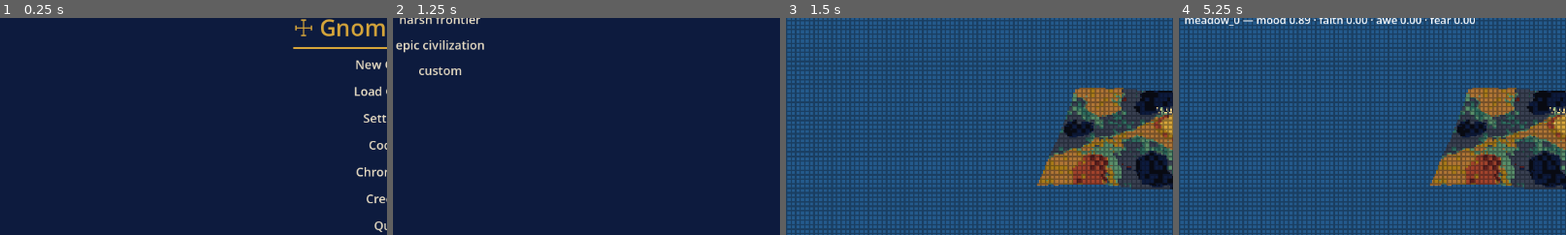
Above: before the commit, frames 1-4 (left to right).
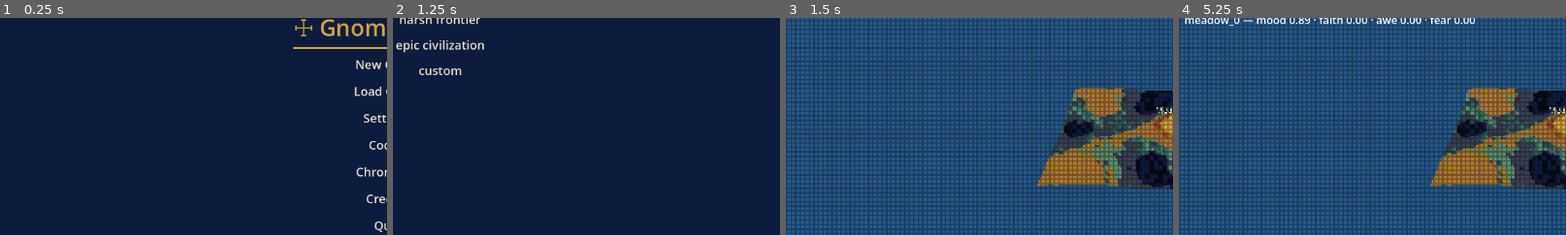
Above: after the commit, the same moments.

Repository: khuzul2/gnome-colony
Game: Godot game, scene res://presentation/main.tscn
Same seed, same stepped clock (60 frames per second), same inputs: the game is played once before the commit and once after it.
Inputs:
- Up to frame 1 (0.25 s): no input
- Up to frame 2 (1.25 s): click "New Game" at 0.5 s
- Up to frame 3 (1.5 s): click "☩ Quick Start — Balanced Saga…" at 1.25 s
- Up to frame 4 (5.25 s): click "☩ Meadow 0 · hamlet · 4" at 2 s; click "1 d/s" at 2.75 s; click "7 d/s" at 3.5 s; click "30 d/s" at 4.25 s; click "Heat" at 5 s
The pictures show only the part of the screen within x 0-50%, y 26-76%; the shares and areas given below are measured in that part.

Frames 1-2 are identical in both runs. In frame 3, 1.0% of the frame differs, in the area x 73-84%, y 62-77%; in frame 4, 1.0%.

Commit message:
G3.1: biome-varied palette bands — on-palette, terrain_color untouched
Region biome (meadow/forest/ridge/marsh) tints the elevation band via a
per-biome table (terrain_color_biomed); meadow == the base terrain_color so
Uniform worlds are unchanged, forest greener / ridge ochre-gold / marsh
verdigris. Every output stays on the 16-colour palette (render pipeline
>95% holds). terrain_color(t) left intact per gaea-invariants #4.

Co-Authored-By: Claude Opus 4.8 <noreply@anthropic.com>

Diff:
--- a/presentation/world_view.gd
+++ b/presentation/world_view.gd
@@ -27,6 +27,17 @@
 ## so hillsides read dimensional. The shader then quantizes toward a darker palette
 ## entry. Tuned at Gate A2.
 const SLOPE_SHADE := 0.28
+## G3.1 [gaea §gaea-gen] — biome-varied palette bands (5 elevation bands per biome), COMPOSED
+## with the elevation banding, every entry one of the 16 Palette.COLORS (mosaic discipline).
+## meadow == the base terrain_color (neutral, so Uniform-variety worlds are unchanged); forest
+## skews uplands greener, ridge ochre/gold, marsh wet-verdigris; the lowest band is always
+## lapis (water). Presentation numbers, tunable at Gate G.
+const BIOME_BANDS := {
+	"meadow": [1, 4, 5, 9, 8],
+	"forest": [1, 4, 5, 5, 8],
+	"ridge": [1, 9, 9, 6, 8],
+	"marsh": [1, 3, 4, 4, 9],
+}
 
 var mesh_instance := MeshInstance3D.new()
 var baked_version := -1
@@ -71,6 +82,28 @@
 	return Palette.COLORS[8]  # gold-lit peaks
 
 
+## G3.1 — elevation → band index (0 water … 4 peak), the SAME thresholds terrain_color uses;
+## shared by the biome bands (BIOME_BANDS) so meadow reproduces terrain_color exactly.
+static func _band_index(t: float) -> int:
+	t = clampf(t, 0.0, 1.0)
+	if t < 0.20:
+		return 0
+	if t < 0.45:
+		return 1
+	if t < 0.70:
+		return 2
+	if t < 0.88:
+		return 3
+	return 4
+
+
+## G3.1 [gaea §gaea-gen] — the biome-biased band colour for a normalized elevation; unknown
+## biomes fall back to the neutral meadow bands. Always a Palette.COLORS entry.
+static func terrain_color_biomed(t: float, biome: String) -> Color:
+	var bands: Array = BIOME_BANDS.get(biome, BIOME_BANDS["meadow"])
+	return Palette.COLORS[bands[_band_index(t)]]
+
+
 ## R5.3 [leg §L-relief] — darken a tessera color by its face slope (0 flat, 1
 ## vertical) up to SLOPE_SHADE, so relief reads as laid, lit stone. Pure; tested.
 static func slope_shade(color: Color, slope: float) -> Color:
@@ -115,6 +148,20 @@
 ## field the mesh is baked from, so picking / nav / puppet placement agree).
 func height_at(point: Vector2) -> float:
 	return _relief_y(_relief_t(point))
+
+
+## G3.1 — the biome of the basin nearest a world point (Voronoi): the skin tints its bands
+## by which region's country the ground sits in. Read-only over the sim's RegionGraph.
+## (O(regions) per call — folded into the bake's per-corner scan; G4.2 owns bake perf.)
+func _biome_at(point: Vector2) -> String:
+	var nearest := ""
+	var best := INF
+	for region in _graph.regions:
+		var d2: float = point.distance_squared_to(region["center"])
+		if d2 < best:
+			best = d2
+			nearest = region["biome"]
+	return nearest
 
 
 func _bake() -> void:
@@ -141,12 +188,15 @@
 				Vector2(x0 + step, z0 + step),
 				Vector2(x0, z0 + step),
 			]
-			# Relief-mapped height + its palette band per corner [R5.1, leg §L-relief].
+			# Relief-mapped height + its palette band per corner [R5.1, leg §L-relief];
+			# plus the nearest-basin biome that tints the band [G3.1, gaea §gaea-gen].
 			var verts := []
 			var bands := []
+			var biomes := []
 			for c in corners:
 				var t := _relief_t(c)
 				bands.append(t)
+				biomes.append(_biome_at(c))
 				verts.append(Vector3(c.x, _relief_y(t), c.y))
 			# Two triangles per quad; each is slope-shaded by its own face normal so
 			# relief reads dimensional in the tesserae [R5.3, leg §L-relief].
@@ -157,7 +207,9 @@
 				var face_normal := (b - a).cross(c2 - a).normalized()
 				var slope := 1.0 - absf(face_normal.y)
 				for index in tri:
-					st.set_color(slope_shade(terrain_color(bands[index]), slope))
+					st.set_color(
+						slope_shade(terrain_color_biomed(bands[index], biomes[index]), slope)
+					)
 					st.add_vertex(verts[index])
 					walkable_faces.append(verts[index])
 	st.generate_normals()
--- /dev/null
+++ b/test/test_terrain_biomes.gd
@@ -0,0 +1,83 @@
+extends GutTest
+
+## G3 [gaea §gaea-gen] — biome-varied palette bands + water detail that read through the
+## Ravenna mosaic while staying 100% on the 16-colour palette (mosaic discipline; the
+## test_render_pipeline >95%-on-palette guarantee holds). The region biome
+## (meadow/forest/ridge/marsh) biases WorldView.terrain_color's band selection — COMPOSED
+## with, not replacing, the elevation banding — and water below R5's SEA_LEVEL_T reads as
+## the flat lapis plane. G3.1 legs (biome bands) here; G3.2 adds the water legs.
+
+
+func _palette_has(c: Color) -> bool:
+	for entry in Palette.COLORS:
+		if entry == c:
+			return true
+	return false
+
+
+# --- G3.1: biome-varied palette bands ---
+
+
+func test_biome_band_is_deterministic():
+	# Pure function of (t, biome): same inputs ⇒ same on-palette colour.
+	assert_eq(
+		WorldView.terrain_color_biomed(0.6, "forest"),
+		WorldView.terrain_color_biomed(0.6, "forest"),
+		"same elevation + biome ⇒ same band"
+	)
+
+
+func test_forest_and_ridge_differ_at_equal_elevation():
+	# §gaea-gen: forest skews greener, ridge ochre/gold — so the SAME elevation reads
+	# differently by biome (composed with, not replacing, the elevation band).
+	var any_diff := false
+	for t in [0.3, 0.5, 0.8]:
+		if (
+			WorldView.terrain_color_biomed(t, "forest")
+			!= WorldView.terrain_color_biomed(t, "ridge")
+		):
+			any_diff = true
+	assert_true(any_diff, "forest vs ridge pick different bands at equal elevation")
+
+
+func test_every_biome_band_stays_on_palette():
+	# Mosaic discipline: no biome/elevation combination may leave the 16-colour palette.
+	for biome in RegionGraph.BIOMES:
+		for i in 21:
+			var t := i / 20.0
+			assert_true(
+				_palette_has(WorldView.terrain_color_biomed(t, biome)),
+				"terrain_color_biomed(%.2f, %s) is on-palette" % [t, biome]
+			)
+
+
+func test_meadow_matches_the_base_elevation_bands():
+	# meadow is the neutral base — identical to the un-biomed terrain_color(t), so a
+	# Uniform-variety world (all meadow) renders exactly as it did before G3.
+	for i in 21:
+		var t := i / 20.0
+		assert_eq(
+			WorldView.terrain_color_biomed(t, "meadow"),
+			WorldView.terrain_color(t),
+			"meadow band == base terrain_color at t=%.2f" % t
+		)
+
+
+func test_water_band_stays_lapis_across_biomes():
+	# Water is water: the lowest elevation band reads the lapis water colour for every
+	# biome (composes with R5's SEA_LEVEL_T flat-plane clamp — see G3.2).
+	for biome in RegionGraph.BIOMES:
+		assert_eq(
+			WorldView.terrain_color_biomed(0.05, biome),
+			Palette.COLORS[1],
+			"%s lowland/water is lapis" % biome
+		)
+
+
+func test_unknown_biome_falls_back_to_meadow():
+	# Defensive: an unexpected biome string reads the neutral base, never off-palette/crash.
+	assert_eq(
+		WorldView.terrain_color_biomed(0.5, "tundra_nonexistent"),
+		WorldView.terrain_color_biomed(0.5, "meadow"),
+		"unknown biome falls back to meadow"
+	)
Not shown, changed: PROGRESS.md
